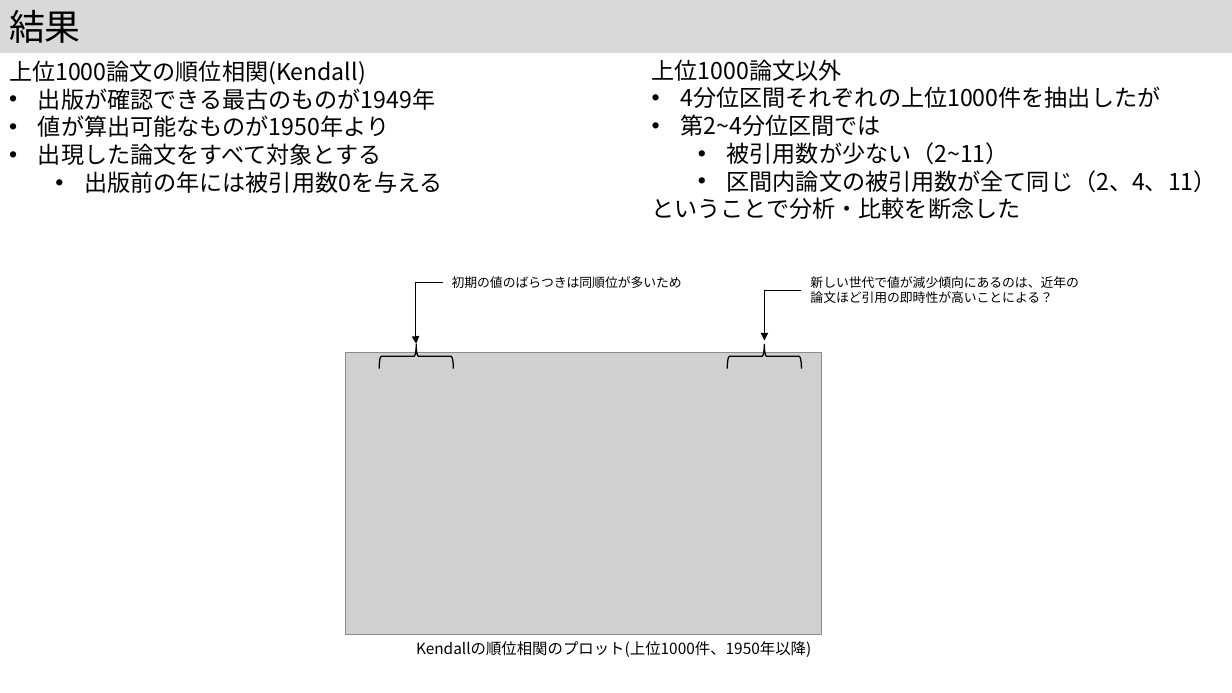
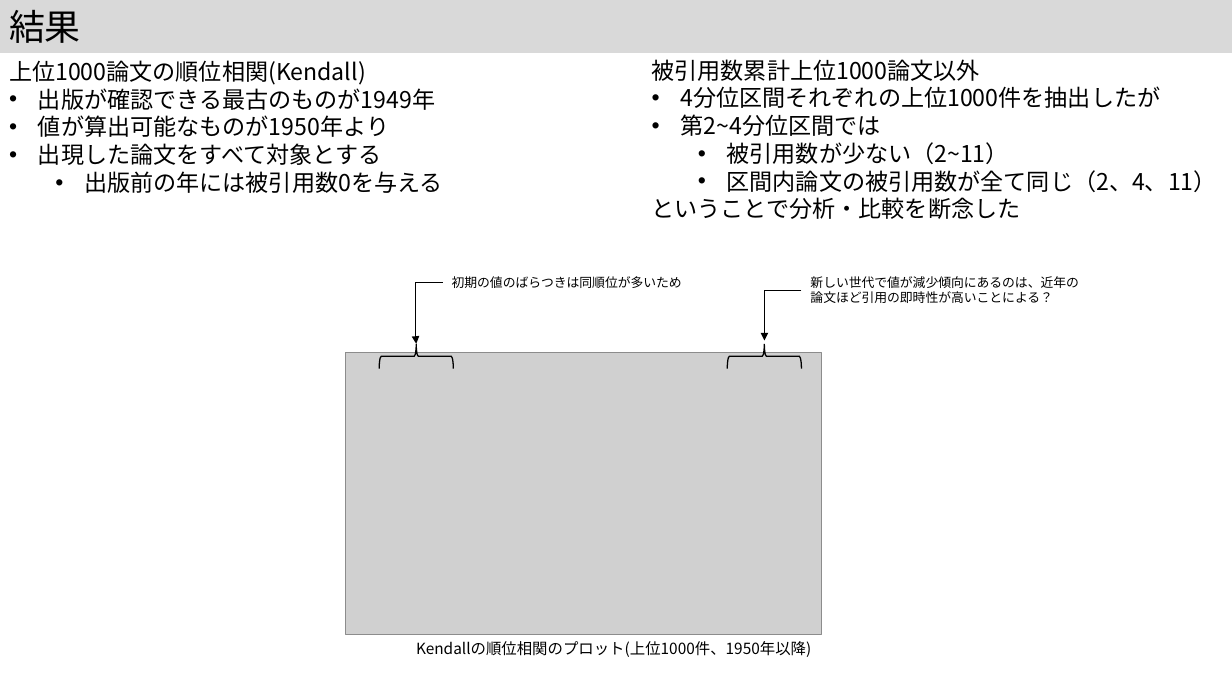
Before and after one commit to kouamano/pubmed-analysis, a slide deck: slide 6 of 202312/MIS41.pptx. Drawn at 1232x693 pixels with LibreOffice and Linux fonts; fonts in the diff are those of the drawing; grey boxes stand for pictures. Boxes give left, top, right and bottom in pixels: in the first picture for what was removed or moved away, otherwise in the second. Text is boxed around its words. In the diff, an @@ line names an element or a change of style, - is before the commit and + after.

```diff
--- a/202312/MIS41.pptx
+++ b/202312/MIS41.pptx
@@ text at bbox=[652, 59, 980, 81]: text changed @@
-上位1000論文以外
+被引用数累計上位1000論文以外
```
Also in this commit, not shown: 4 other slides changed.
